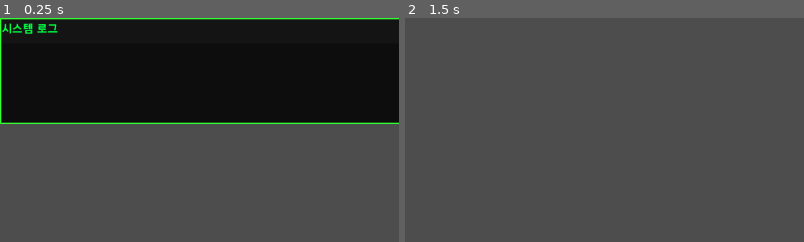
Above: before the commit, frames 1-2 (left to right).
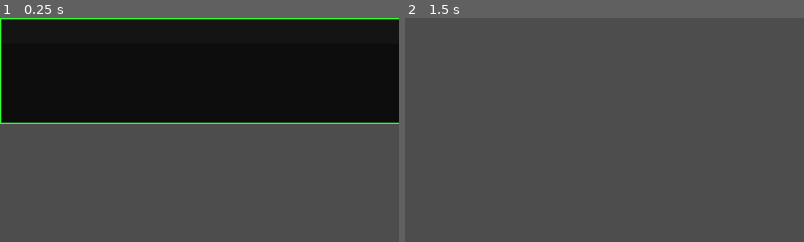
Above: after the commit, the same moments.

Repository: rorena15/llm_game
Game: Godot game, scene res://windowBase.tscn
Same seed, same stepped clock (60 frames per second), same inputs: the game is played once before the commit and once after it. This scene is started directly instead of the project's main scene.
Inputs (mouse positions are % of the whole screen's width and height, from its top left):
- Up to frame 1 (0.25 s): no input
- Up to frame 2 (1.5 s): tap Enter at 0.5, 0.6 s; move the mouse to (72, 45) at 0.52 s; click (72, 45) at 0.67 s; click "X" at 1.25 s
The pictures show only the part of the screen within x 0-50%, y 0-50%; the shares and areas given below are measured in that part.

The runs differ from the first frame. In frame 1, 0.4% of the frame differs, in the area x 0-15%, y 2-8%; in frame 2, nothing differs.

Commit message:
서버 시작 기능 및 이메일 기능 추가

Diff:
--- a/godot_project/socialengineeer/Global.gd
+++ b/godot_project/socialengineeer/Global.gd
@@ -1,6 +1,17 @@
 extends Node
-
+var server_pid = 0
 # "단서 발견했어!" 라고 외치는 신호
 # type: 단서 종류 (IP, Password, Name 등)
 # value: 실제 값 (192.168.0.1, admin123 등)
 signal clue_found(type, value)
+func _ready():
+	# 게임 시작 시 서버 실행
+	# (배포 시에는 main.exe 경로를 상대 경로로 지정해야 함)
+	var output = []
+	server_pid = OS.create_process(OS.get_executable_path().get_base_dir() + "/server/main.exe", [], false)
+
+func _notification(what):
+	# 게임 종료 시(WM_CLOSE_REQUEST) 서버도 같이 죽임
+	if what == NOTIFICATION_WM_CLOSE_REQUEST:
+		if server_pid > 0:
+			OS.kill(server_pid)
--- a/godot_project/socialengineeer/app_board.tscn
+++ b/godot_project/socialengineeer/app_board.tscn
@@ -32,9 +32,9 @@
 anchor_top = 1.0
 anchor_bottom = 1.0
 offset_left = 18.0
-offset_top = 21.0
+offset_top = -89.0
 offset_right = 170.0
-offset_bottom = 99.0
+offset_bottom = -11.0
 grow_vertical = 0
 mouse_filter = 1
 position_offset = Vector2(18, 21)
--- /dev/null
+++ b/godot_project/socialengineeer/app_email.gd
@@ -0,0 +1,52 @@
+extends PanelContainer
+
+@onready var email_list = $Layout/ContentArea/HSplitContainer/EmailList
+@onready var subject_label = $Layout/ContentArea/HSplitContainer/EmailDetail/SubjectLabel
+@onready var body_label = $Layout/ContentArea/HSplitContainer/EmailDetail/BodyLabel
+@onready var http_request = $HTTPRequest # 씬에 추가 필요!
+
+var emails = []
+
+func _ready():
+	$Layout/TitleBar/CloseButton.pressed.connect(queue_free)
+
+	# 리스트 클릭 시 본문 보여주기
+	email_list.item_selected.connect(_on_email_selected)
+
+	# 본문 내 단서 클릭 연결 (수사 보드로 전송)
+	body_label.meta_clicked.connect(func(meta):
+		var data = JSON.parse_string(meta)
+		if data: Global.clue_found.emit(data.type, data.value)
+	)
+
+	# 서버에 데이터 요청
+	http_request.request_completed.connect(_on_data_received)
+	http_request.request("http://127.0.0.1:8000/mission/mission_1")
+
+func _on_data_received(result, response_code, _headers, body):
+	if result == HTTPRequest.RESULT_SUCCESS and response_code == 200:
+		var json = JSON.new()
+		json.parse(body.get_string_from_utf8())
+		var data = json.get_data()
+
+		# 이메일 데이터 파싱
+		emails = data.get("emails", [])
+		_update_email_list()
+
+func _update_email_list():
+	email_list.clear()
+	for email in emails:
+		email_list.add_item(email["sender"] + " - " + email["subject"])
+
+func _on_email_selected(index):
+	var email = emails[index]
+	subject_label.text = email["subject"]
+
+	# 본문 내용에서 힌트 자동 링크 걸기 (간단한 버전)
+	var text = email["body"]
+	if "990132" in text: # 사번
+		text = text.replace("990132", '[url={"type":"id", "value":"990132"}]990132[/url]')
+	if "2024" in text: # 연도 힌트
+		text = text.replace("2024", '[url={"type":"hint", "value":"2024"}]2024[/url]')
+
+	body_label.text = text
--- /dev/null
+++ b/godot_project/socialengineeer/app_email.tscn
@@ -0,0 +1,27 @@
+[gd_scene load_steps=3 format=3 uid="uid://c374y3ra8r1nl"]
+
+[ext_resource type="PackedScene" uid="uid://c0ngimr0turuu" path="res://windowBase.tscn" id="1_jntjn"]
+[ext_resource type="Script" path="res://app_email.gd" id="2_s6vdu"]
+
+[node name="App_Email" instance=ExtResource("1_jntjn")]
+offset_right = -2.0
+offset_bottom = 363.0
+script = ExtResource("2_s6vdu")
+
+[node name="HTTPRequest" type="HTTPRequest" parent="." index="0"]
+
+[node name="HSplitContainer" type="HSplitContainer" parent="Layout/ContentArea" index="0"]
+layout_mode = 2
+
+[node name="EmailList" type="ItemList" parent="Layout/ContentArea/HSplitContainer" index="0"]
+layout_mode = 2
+
+[node name="EmailDetail" type="VBoxContainer" parent="Layout/ContentArea/HSplitContainer" index="1"]
+layout_mode = 2
+
+[node name="SubjectLabel" type="Label" parent="Layout/ContentArea/HSplitContainer/EmailDetail" index="0"]
+layout_mode = 2
+
+[node name="BodyLabel" type="RichTextLabel" parent="Layout/ContentArea/HSplitContainer/EmailDetail" index="1"]
+layout_mode = 2
+bbcode_enabled = true
--- a/godot_project/socialengineeer/windowBase.tscn
+++ b/godot_project/socialengineeer/windowBase.tscn
@@ -23,7 +23,6 @@
 offset_top = 3.0
 offset_right = 1155.0
 offset_bottom = 31.0
-text = "시스템 로그"
 
 [node name="CloseButton" type="Button" parent="Layout/TitleBar"]
 layout_mode = 2
